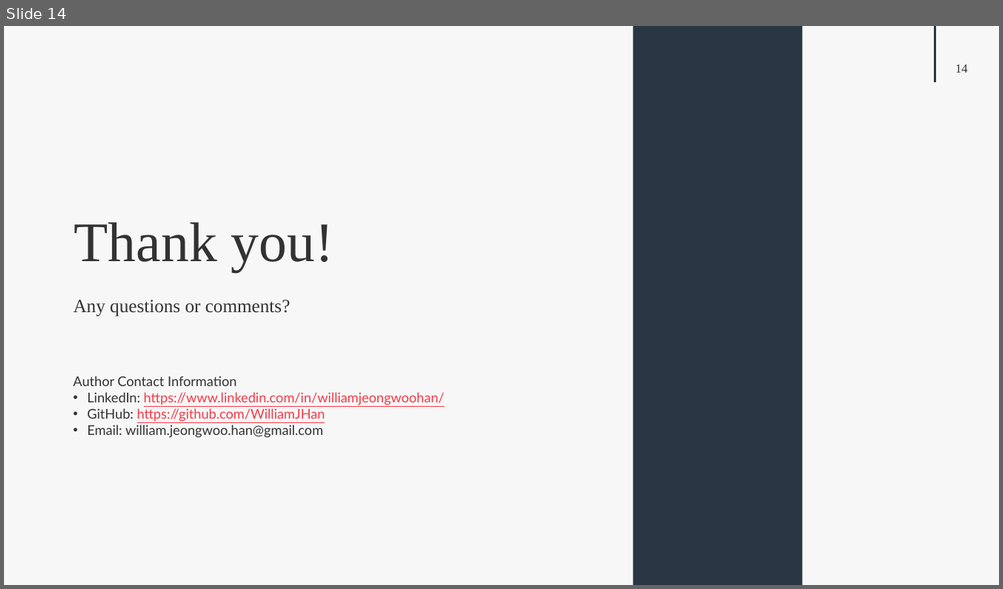
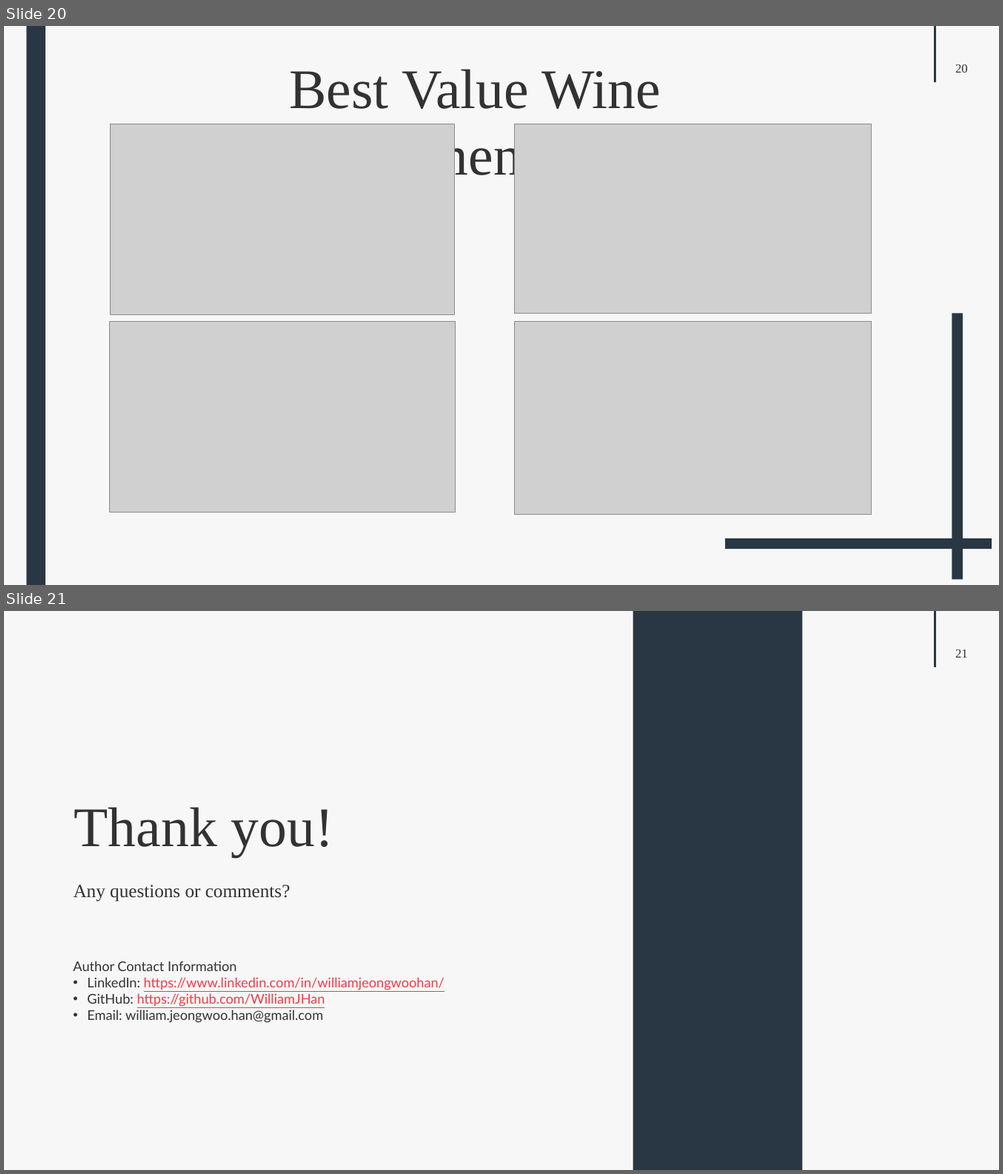
Before and after one commit to WilliamJHan/Selenium_Vivino, a slide deck: Vivino_Presentation.pptx. Shown one above the other, each under a label of ours: slide 14 before the commit, slides 20 and 21 after it. The pictures are 1003x589 and 1003x1174 pixels, drawn with LibreOffice and Linux fonts; fonts in the diff are those of the drawing; grey boxes stand for pictures. Boxes give left, top, right and bottom in pixels: in the first picture for what was removed or moved away, otherwise in the second. Text is boxed around its words. In the diff, an @@ line names an element or a change of style, - is before the commit and + after.

```diff
--- a/Vivino_Presentation.pptx
+++ b/Vivino_Presentation.pptx
@@ slide 20 added at box(4, 26, 999, 585), background #F7F7F7; not listed: 2 template elements that a slide beside it also shows @@
@@ rectangle added at box(26, 26, 45, 585), fill #293744 @@
@@ text added at box(267, 69, 683, 187), 54 pt, text #323232 @@
+Best Value Wine Recommendations
@@ picture added at box(110, 124, 455, 315) @@
@@ picture added at box(515, 124, 872, 313) @@
@@ rectangle added at box(951, 313, 962, 580), fill #293744 @@
@@ picture added at box(109, 322, 455, 513) @@
@@ picture added at box(515, 321, 872, 514) @@
@@ rectangle added at box(725, 539, 991, 549), fill #293744 @@
@@ what was slide 14 is now slide 21 @@
@@ page number at box(955, 649, 967, 658): text changed @@
-14
+21
```
Also in this commit, not shown: 6 slides changed, 7 other slides added, 1 slide removed, 16 other files.
